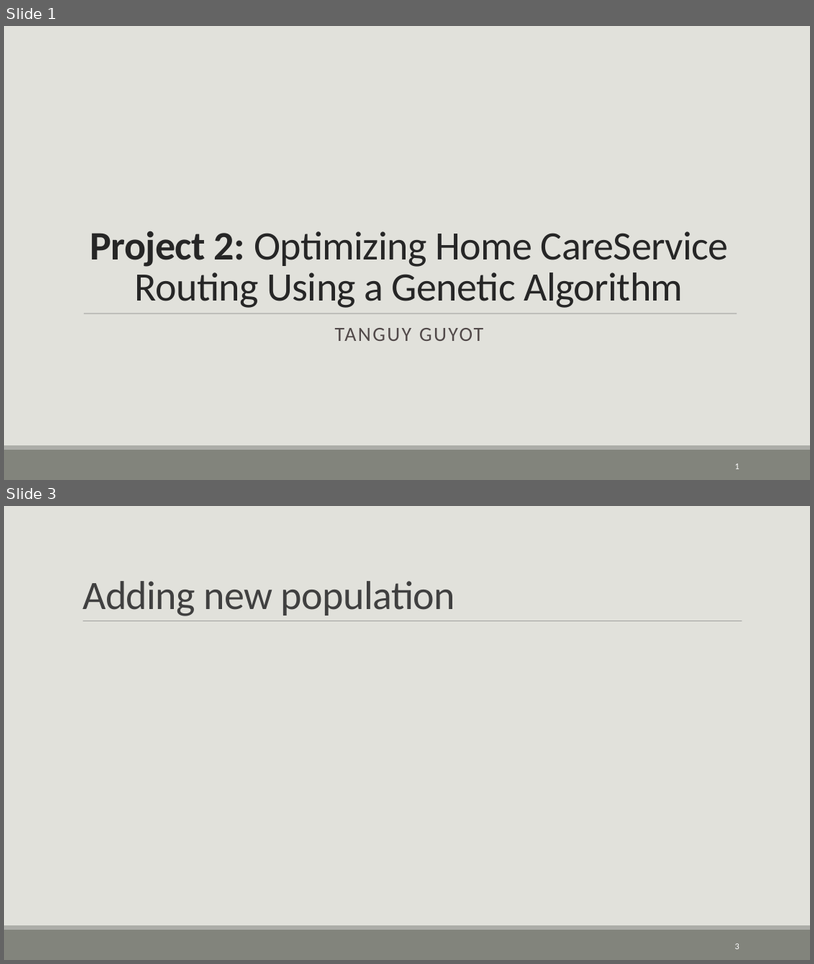
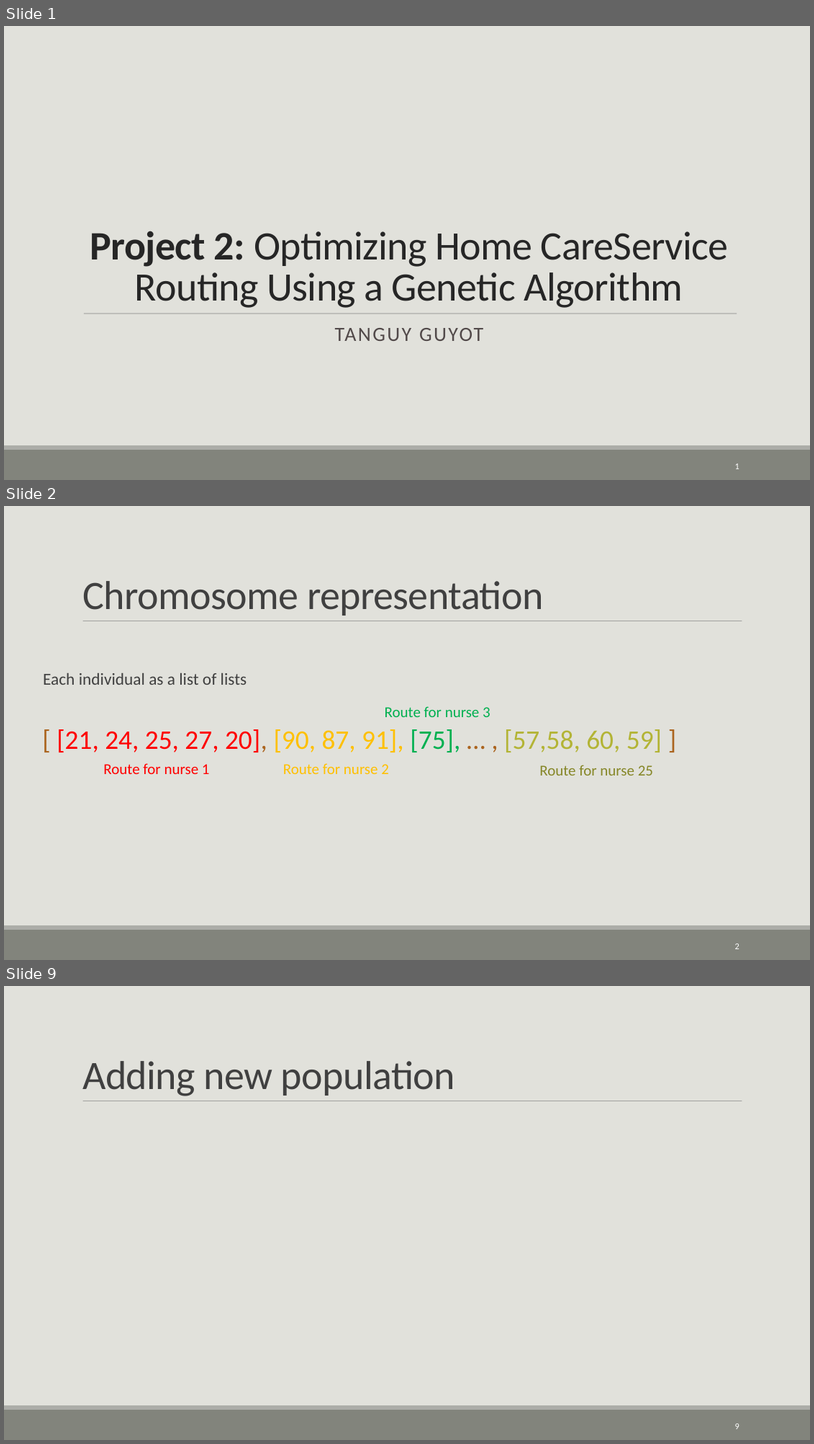
Before and after one commit to tanguyguyot/project2-bioai, a slide deck: files for project 2/presentation.odp. Shown one above the other, each under a label of ours: slides 1 and 3 before the commit, slides 1, 2 and 9 after it; the slides between them are not shown. The pictures are 814x964 and 814x1444 pixels, drawn with LibreOffice and Linux fonts; fonts in the diff are those of the drawing. Boxes give left, top, right and bottom in pixels: in the first picture for what was removed or moved away, otherwise in the second. Text is boxed around its words. In the diff, an @@ line names an element or a change of style, - is before the commit and + after.

```diff
--- a/files for project 2/presentation.odp
+++ b/files for project 2/presentation.odp
@@ slide 2 added at box(4, 506, 810, 960), background #E1E1DB; not listed: 3 template elements that a slide beside it also shows @@
@@ title added at box(82, 581, 543, 615), 48 pt, text #404040 @@
+Chromosome representation
@@ text added at box(43, 673, 247, 685), 20 pt, text #404040 @@
+  Each individual as a list of lists
@@ text added at box(385, 706, 491, 717), 18 pt, text #00B050 @@
+Route for nurse 3
@@ text added at box(57, 729, 662, 752), 32 pt, text #FF0000 @@
+[ [21, 24, 25, 27, 20], [90, 87, 91], [75], … , [57,58, 60, 59] ]
@@ text added at box(103, 763, 210, 774), 18 pt, text #FF0000 @@
+Route for nurse 1
@@ text added at box(283, 763, 389, 774), 18 pt, text #FFC000 @@
+Route for nurse 2
@@ text added at box(540, 764, 653, 775), 18 pt, text #868728 @@
+Route for nurse 25
@@ page number added at box(736, 943, 740, 949), 10.5 pt, text #FFFFFF @@
+2
@@ what was slide 3 is now slide 9 @@
@@ page number at box(736, 1423, 740, 1429): text changed @@
-3
+9
```
Also in this commit, not shown: 2 slides changed, 7 other slides added, 2 slides removed, 24 other files.
